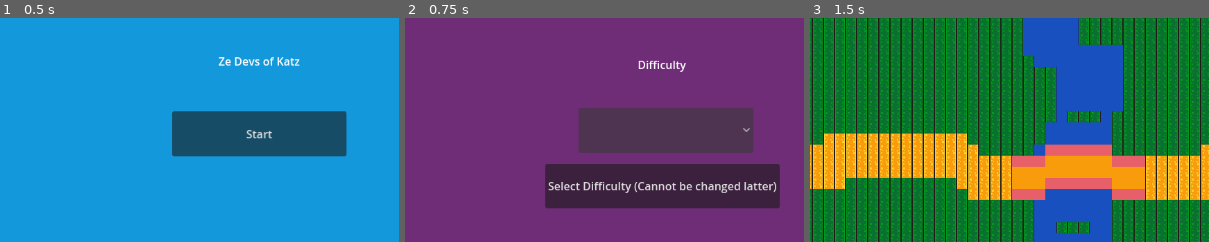
Above: before the commit, frames 1-3 (left to right).
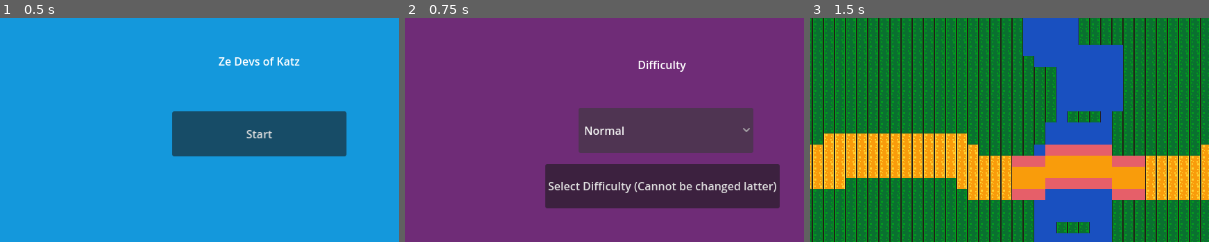
Above: after the commit, the same moments.

Repository: OliverTheLittleLion/Mining-TD
Game: Godot game, scene res://titlescreen.tscn
Two runs of this game, one before a commit and one after it. Both use one fixed random seed, a clock stepped at 60 frames per second and the inputs below.
Inputs:
- Up to frame 1 (0.5 s): no input
- Up to frame 2 (0.75 s): click "Start" at 0.5 s
- Up to frame 3 (1.5 s): click "Select Difficulty (Cannot be …" at 1.25 s
The pictures show only the part of the screen within x 18-68%, y 24-74%; the shares and areas given below are measured in that part.

Frame 1 is identical in both runs. In frame 2, 0.2% of the frame differs, in the area x 45-55%, y 48-53%; in frame 3, nothing differs.
Error after the commit: Parse Error: Function "set_diffiulty()" not found in base self. (res://gdscripts/Diffultity.gd:13)

Commit message:
added diffculty changer. Stared foe stat tracker

Diff:
--- a/Difficulty.tscn
+++ b/Difficulty.tscn
@@ -142,6 +142,8 @@
 anchors_preset = 15
 anchor_right = 1.0
 anchor_bottom = 1.0
+offset_left = 5.0
+offset_right = 5.0
 grow_horizontal = 2
 grow_vertical = 2
 
@@ -166,6 +168,7 @@
 offset_right = 131.0
 offset_bottom = 28.0
 item_count = 5
+selected = 2
 popup/item_0/text = "Super Easy"
 popup/item_0/id = 0
 popup/item_1/text = "Easy"
--- a/gdscripts/Diffultity.gd
+++ b/gdscripts/Diffultity.gd
@@ -1,5 +1,16 @@
 extends OptionButton
 
+# Diffulty settings
+enum Difficulty{
+	SUPEREASY,
+	EASY,
+	NORMAL,
+	HARD,
+	SUPERHARD
+}
+func _ready():
+	$OptionButton.select(Difficulty)
+	set_diffiulty(Difficulty)
 # deer base stats
 var deerHealth = 100
 var deerSpeed = 50
@@ -11,5 +22,43 @@
 # bird base stats
 var birdHealth = 100
 var birdSpeed = 100
-func _on_item_selected(index):
-	pass # Replace with function body.
+
+# difficulty selector
+func set_difficulty(selected_difficulty):
+	var difficulty = selected_difficulty
+
+	match difficulty:
+		# Super Easy
+		Difficulty.SUPEREASY:
+			deerHealth / 4
+			deerSpeed / 4
+			fishHealth / 4
+			fishSpeed / 4
+
+		# Easy
+		Difficulty.EASY:
+			deerHealth / 2
+			deerSpeed / 2
+			fishHealth / 2
+			fishSpeed / 2
+
+		# Normal
+		Difficulty.NORMAL:
+			deerHealth * 1
+			deerSpeed * 1
+			fishHealth * 1
+			fishSpeed * 1
+
+		# Hard
+		Difficulty.HARD:
+			deerHealth * 2
+			deerSpeed * 2
+			fishHealth * 2
+			fishSpeed * 2
+
+		# Super Hard
+		Difficulty.SUPERHARD:
+			deerHealth * 4
+			deerSpeed * 4
+			fishHealth * 4
+			fishSpeed * 4
--- /dev/null
+++ b/progress_bar.gd
@@ -0,0 +1,11 @@
+extends ProgressBar
+
+var max_health = 100
+var current_health = 100
+
+func _ready():
+    value = current_health / max_health * max_value
+
+func update_health(new_health):
+    current_health = new_health
+    value = current_health / max_health * max_value
--- /dev/null
+++ b/progress_bar.tscn
@@ -0,0 +1,6 @@
+[gd_scene format=3 uid="uid://dkr6hupmbdi4"]
+
+[node name="ProgressBar" type="ProgressBar"]
+offset_left = -20.0
+offset_right = 4.0
+offset_bottom = 27.0
